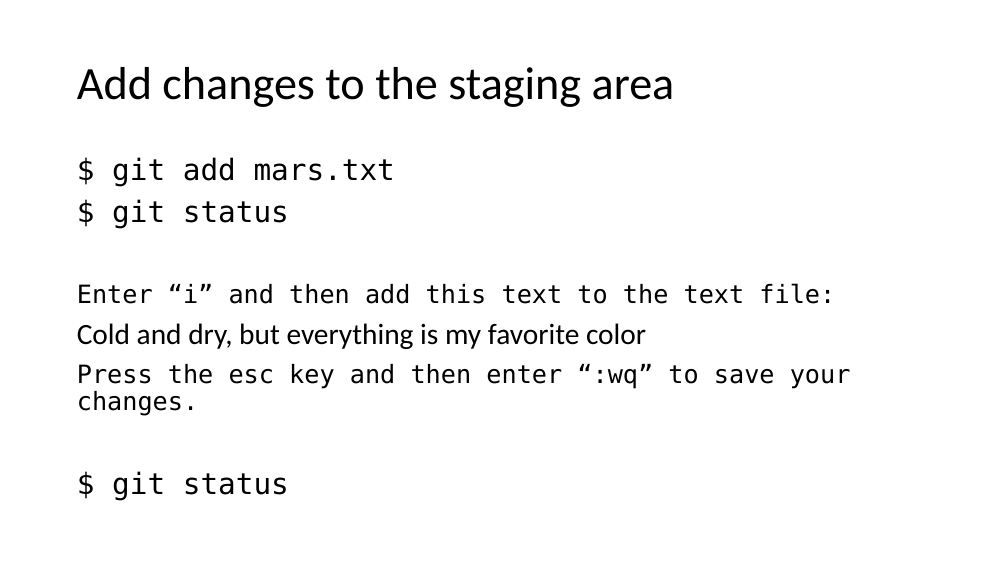
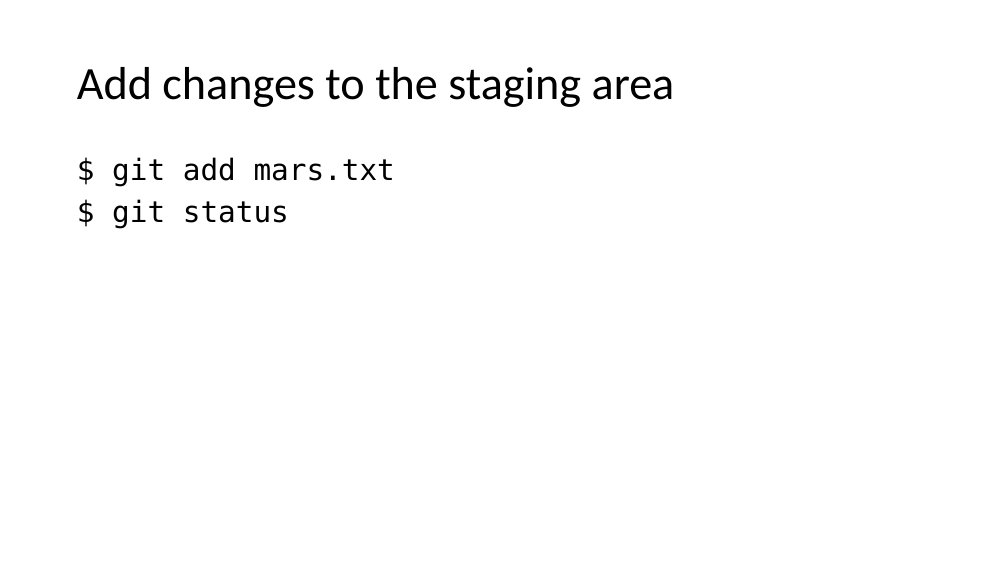
Before and after one commit to nuitrcs/introGit, a slide deck: slide 14 of introGit.pptx. Drawn at 1008x567 pixels with LibreOffice and Linux fonts; fonts in the diff are those of the drawing. Boxes give left, top, right and bottom in pixels: in the first picture for what was removed or moved away, otherwise in the second. Text is boxed around its words. In the diff, an @@ line names an element or a change of style, - is before the commit and + after.

```diff
--- a/introGit.pptx
+++ b/introGit.pptx
@@ text at [77, 283, 851, 500]: paragraphs removed @@
-Enter “i” and then add this text to the text file:
-Cold and dry, but everything is my favorite color
-Press the esc key and then enter “:wq” to save your changes.
-$ git status
```
Also in this commit, not shown: 8 other slides changed, 4 slides added, 2 slides removed.
